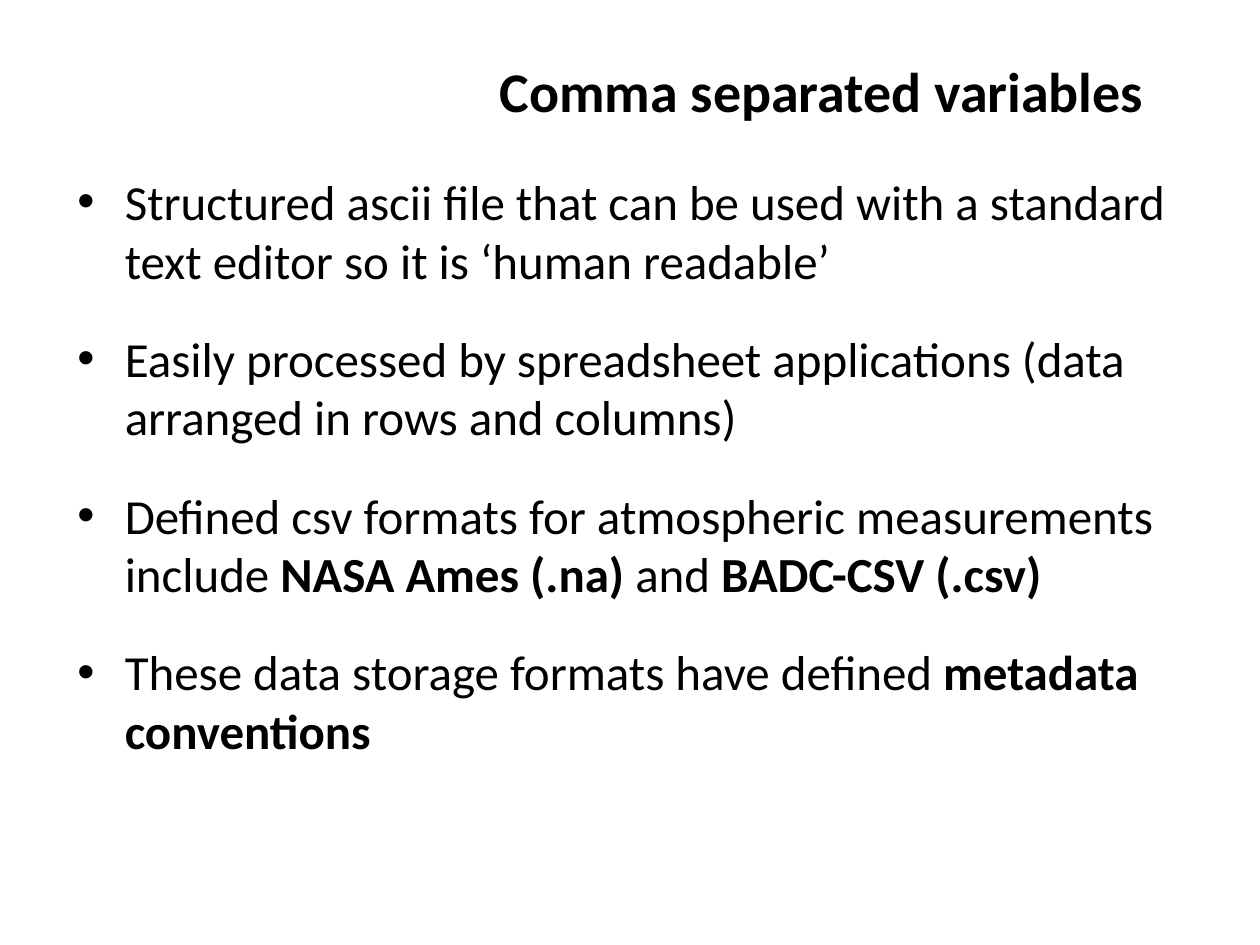
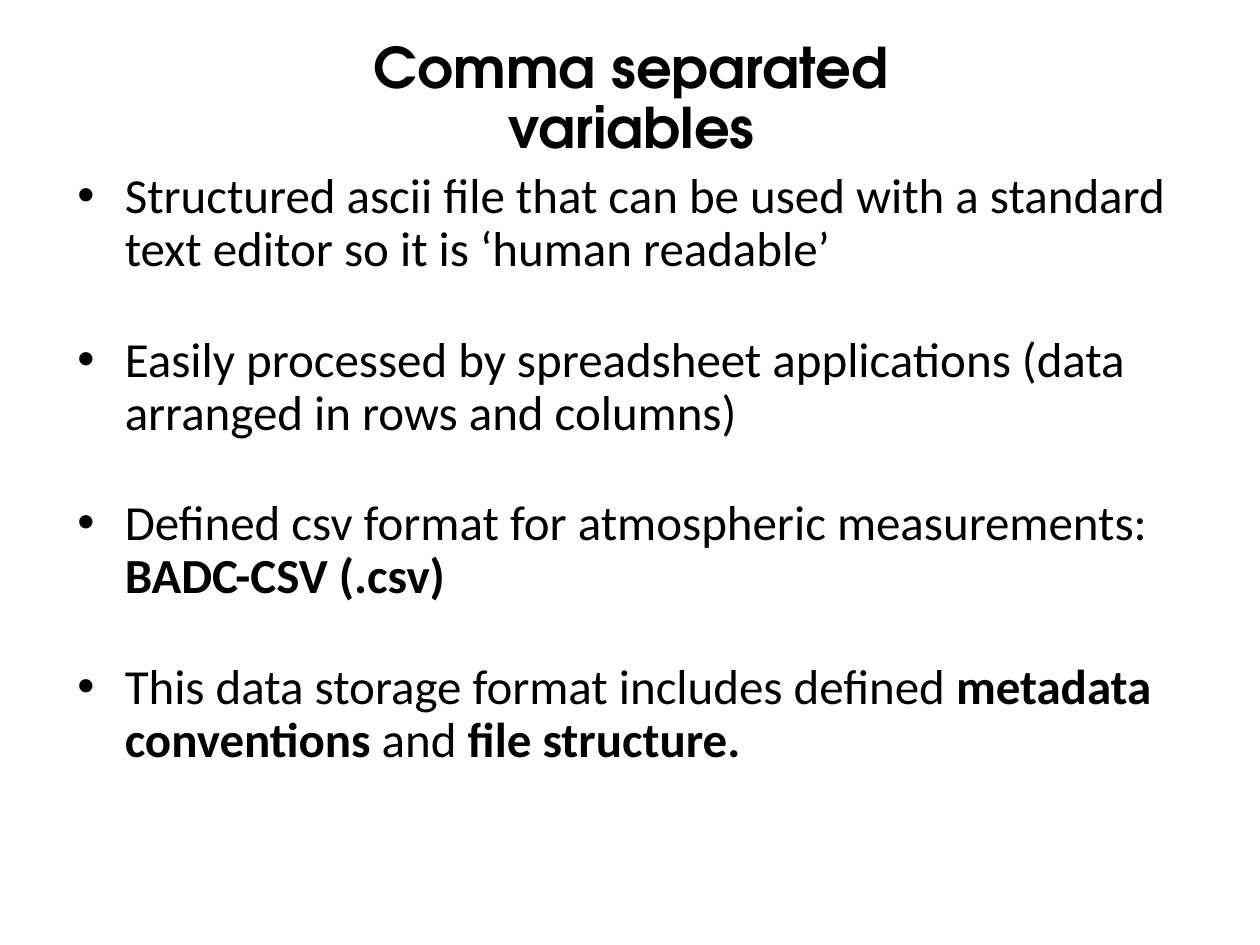
Before and after one commit to ncasuk/ncas-isc, a slide deck: slide 13 of overview_presentations/Why_good_data_curation_is_essential_for_good_science.pptx. Drawn at 1260x945 pixels with LibreOffice and Linux fonts; fonts in the diff are those of the drawing; background and template pictures are left out. Boxes give left, top, right and bottom in pixels: in the first picture for what was removed or moved away, otherwise in the second. Text is boxed around its words. In the diff, an @@ line names an element or a change of style, - is before the commit and + after.

Commit message:
Updated Data Curation presentation and added new slide template.

```diff
--- a/overview_presentations/Why_good_data_curation_is_essential_for_good_science.pptx
+++ b/overview_presentations/Why_good_data_curation_is_essential_for_good_science.pptx
@@ title "Comma separated variables": place and size @@
-title "Comma separated variables" at bbox=[500, 72, 1143, 121]
+title "Comma separated variables" at bbox=[374, 46, 888, 149]
@@ title "Comma separated variables" at bbox=[374, 46, 888, 149]: font Calibri to TeX Gyre Adventor; alignment right to centre; line spacing 1 to 0.9 @@
@@ text at bbox=[125, 179, 1165, 439]: line spacing 1 to 0.9; more space between paragraphs @@
@@ text at bbox=[125, 506, 1151, 758]: text changed @@
-• Defined csv formats for atmospheric measurements include NASA Ames (.na) and BADC-CSV (.csv)
-• These data storage formats have defined metadata conventions
+• Defined csv format for atmospheric measurements: BADC-CSV (.csv)
+• This data storage format includes defined metadata conventions and file structure.
```
Also in this commit, not shown: 31 other slides changed, 1 slide removed, 1 other file.
